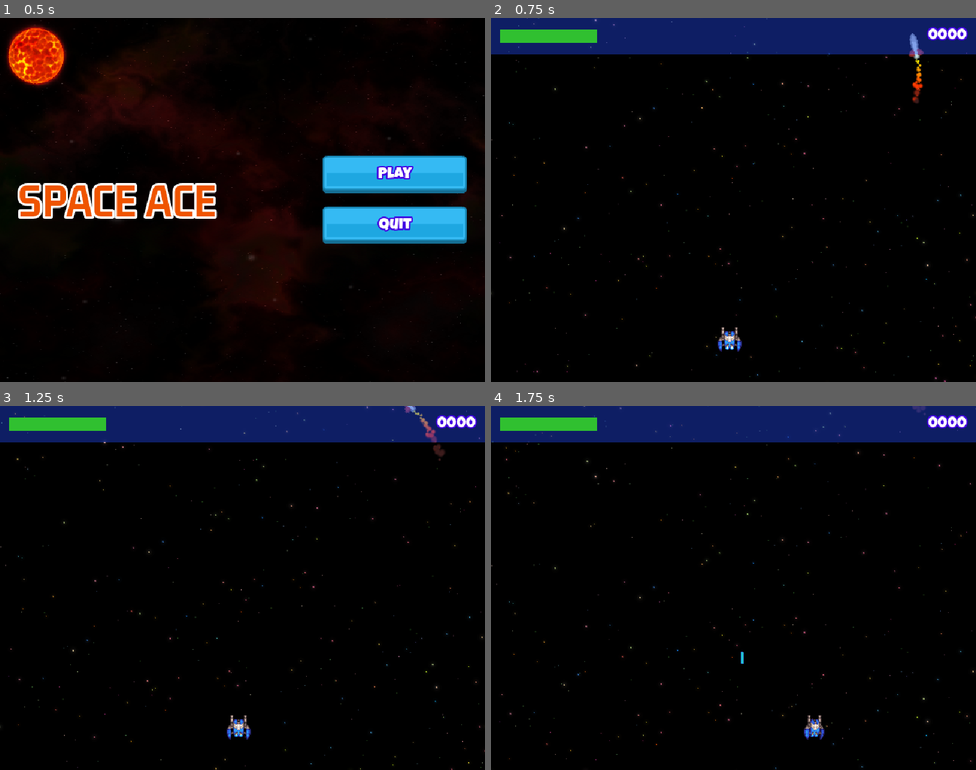
Above: before the commit, frames 1-4 (two rows, left to right).
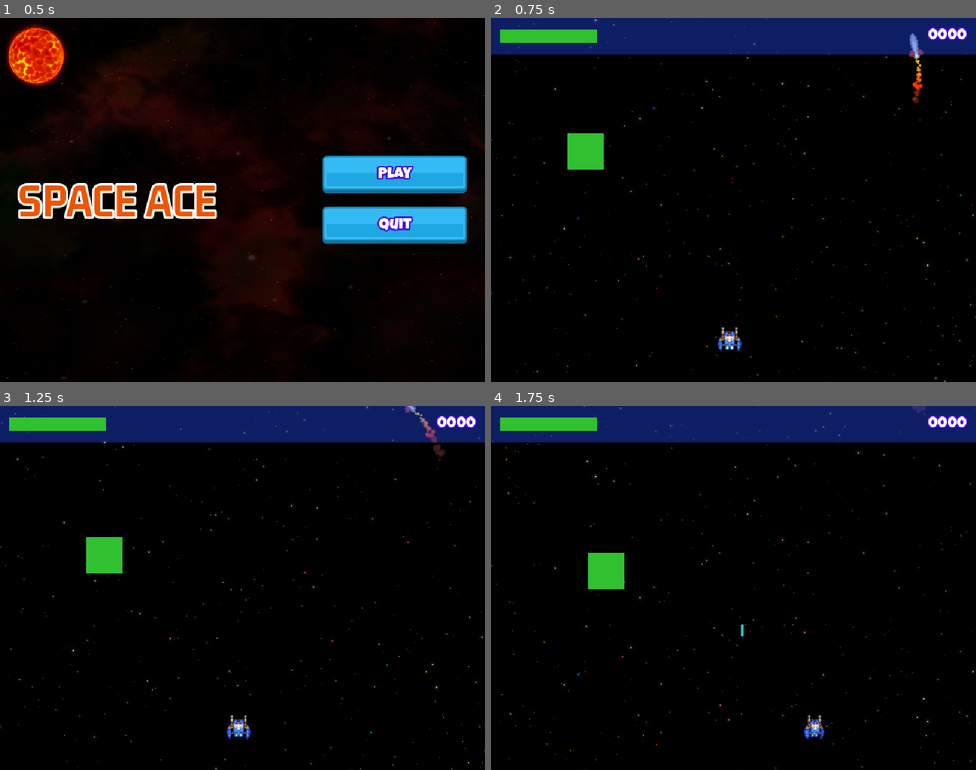
Above: after the commit, the same moments.

Repository: Mathorga/godot_training
Game: Godot game, scene res://Scenes/Main/Main.tscn
Same seed, same stepped clock (60 frames per second), same inputs: the game is played once before the commit and once after it.
Inputs:
- Up to frame 1 (0.5 s): no input
- Up to frame 2 (0.75 s): click "Play" at 0.5 s
- Up to frame 3 (1.25 s): no input
- Up to frame 4 (1.75 s): hold D (right) from 1.28 s (still down); tap Space (shoot) at 1.35 s

Frame 1 is identical in both runs. In frame 2, 0.8% of the frame differs, in the area x 15-24%, y 31-42%; in frame 3, 0.8%; in frame 4, 0.8%, in the area x 20-53%, y 40-71%.

Commit message:
Started enemies on space ace

Diff:
--- a/space_ace_starter/Globals/SignalHub.gd
+++ b/space_ace_starter/Globals/SignalHub.gd
@@ -16,7 +16,7 @@
 func emit_on_score_updated(v: int) -> void:
 	on_score_updated.emit(v)
 
-func emit_create_explosion_requested(pos: Vector2, animation_name: String) -> void:
+func request_create_explosion(pos: Vector2, animation_name: String) -> void:
 	create_explosion_requested.emit(pos, animation_name)
 
 func request_create_power_up(pos: Vector2, type: PowerUp.PowerUpType) -> void:
--- a/space_ace_starter/Scenes/Level/Level.tscn
+++ b/space_ace_starter/Scenes/Level/Level.tscn
@@ -8,6 +8,13 @@
 [ext_resource type="PackedScene" uid="uid://c8pkpg6y6ly4y" path="res://Scenes/ObjectMaker/ObjectMaker.tscn" id="4_k2uda"]
 [ext_resource type="AudioStream" uid="uid://t0l7khnjnye0" path="res://assets/sounds/loops/Mercury.wav" id="5_ksici"]
 [ext_resource type="PackedScene" uid="uid://cl1l5dcu8dqwk" path="res://Scenes/homing_missile/homing_missile.tscn" id="7_8gphe"]
+[ext_resource type="PackedScene" uid="uid://c8q1vls072048" path="res://Scenes/enemies/enemy_base.tscn" id="9_lvwdj"]
+
+[sub_resource type="Curve2D" id="Curve2D_aei0q"]
+_data = {
+"points": PackedVector2Array(0, 0, 0, 0, 96, 145, 0, 0, 0, 0, 149, 225, 0, 0, 0, 0, 311, 222, 0, 0, 0, 0, 390, 165, 0, 0, 0, 0, 528, 172, 0, 0, 0, 0, 534, 314)
+}
+point_count = 6
 
 [node name="Level" type="Node2D" unique_id=44650437]
 script = ExtResource("1_ksici")
@@ -43,3 +50,9 @@
 
 [node name="HomingMissile" parent="." unique_id=295531684 instance=ExtResource("7_8gphe")]
 position = Vector2(561, 54)
+
+[node name="Path2D" type="Path2D" parent="." unique_id=355517086]
+curve = SubResource("Curve2D_aei0q")
+
+[node name="EnemyBase" parent="Path2D" unique_id=1390140940 instance=ExtResource("9_lvwdj")]
+position = Vector2(96, 145)
--- a/space_ace_starter/Scenes/Level/level.gd
+++ b/space_ace_starter/Scenes/Level/level.gd
@@ -3,7 +3,7 @@
 
 #func _unhandled_input(_event: InputEvent) -> void:
 	#if Input.is_action_just_pressed("shoot"):
-		#SignalHub.emit_create_explosion_requested(Vector2(100.0, 100.0), Explosion.EXPLODE)
+		#SignalHub.request_create_explosion(Vector2(100.0, 100.0), Explosion.EXPLODE)
 		#SignalHub.request_create_rand_power_up(Vector2(100.0, 100.0))
 		#SignalHub.request_create_power_up(Vector2(315.0, 200.0),PowerUp.PowerUpType.shield)
 		#SignalHub.request_create_power_up(Vector2(315.0, 100.0),PowerUp.PowerUpType.health)
--- a/space_ace_starter/Scenes/Player/Player.gd
+++ b/space_ace_starter/Scenes/Player/Player.gd
@@ -3,7 +3,7 @@
 
 const GROUP_NAME: String = "Player"
 const HEALTH_BOOST: int = 25
-const BULLET_SPEED: float = 250.0
+const BULLET_SPEED: float = 350.0
 const MOVEMENT_PADDING: Vector2 = Vector2.ONE * 16.0
 
 @export var speed: float = 250.0
--- a/space_ace_starter/Scenes/bullet/bullet_base.gd
+++ b/space_ace_starter/Scenes/bullet/bullet_base.gd
@@ -19,5 +19,5 @@
 	rotate((PI / 2) + direction.angle())
 
 func blow_up() -> void:
-	SignalHub.emit_create_explosion_requested(global_position, Explosion.EXPLODE)
+	SignalHub.request_create_explosion(global_position, Explosion.EXPLODE)
 	super()
--- /dev/null
+++ b/space_ace_starter/Scenes/enemies/enemy_base.gd
@@ -0,0 +1,33 @@
+extends PathFollow2D
+class_name EnemyBase
+
+@export var points: int = 10
+@export var crash_damage: int = 10
+
+@onready var booms: Node2D = $Booms
+@onready var health_bar: HealthBar = $HealthBar
+@onready var hit_box: Area2D = $HitBox
+
+var _speed: float = 50.0
+
+func _ready() -> void:
+	health_bar.died.connect(die)
+	hit_box.area_entered.connect(_on_area_entered)
+
+func _process(delta: float) -> void:
+	progress += _speed * delta
+
+	if progress_ratio > 0.99:
+		queue_free()
+
+func make_booms() -> void:
+	for boom in booms.get_children():
+		SignalHub.request_create_explosion(boom.global_position, Explosion.BOOM)
+
+func die() -> void:
+	make_booms()
+	queue_free()
+
+func _on_area_entered(area: Area2D) -> void:
+	if area is BulletBase:
+		health_bar.update_value(-area.get_damage())
--- /dev/null
+++ b/space_ace_starter/Scenes/enemies/enemy_base.tscn
@@ -0,0 +1,26 @@
+[gd_scene format=3 uid="uid://c8q1vls072048"]
+
+[ext_resource type="PackedScene" uid="uid://qq0gjyel2fm6" path="res://Scenes/OutOfTime/OutOfTime.tscn" id="1_2cfkq"]
+[ext_resource type="Script" uid="uid://dsnj34u8byfbt" path="res://Scenes/enemies/enemy_base.gd" id="1_a5lfk"]
+[ext_resource type="PackedScene" uid="uid://bsqakaocrbhfg" path="res://Scenes/health_bar/health_bar.tscn" id="2_ddjcs"]
+
+[node name="EnemyBase" type="PathFollow2D" unique_id=1390140940]
+rotates = false
+loop = false
+script = ExtResource("1_a5lfk")
+
+[node name="OutOfTime" parent="." unique_id=696341146 instance=ExtResource("1_2cfkq")]
+life_s = 30.0
+
+[node name="Sound" type="AudioStreamPlayer2D" parent="." unique_id=2087763280]
+
+[node name="Booms" type="Node2D" parent="." unique_id=478807096]
+
+[node name="HealthBar" parent="." unique_id=1205879507 instance=ExtResource("2_ddjcs")]
+
+[node name="HitBox" type="Area2D" parent="." unique_id=1017732532]
+collision_layer = 8
+collision_mask = 3
+
+[node name="CollisionShape2D" type="CollisionShape2D" parent="HitBox" unique_id=893784456]
+position = Vector2(24, 24)
--- a/space_ace_starter/Scenes/homing_missile/homing_missile.gd
+++ b/space_ace_starter/Scenes/homing_missile/homing_missile.gd
@@ -20,5 +20,5 @@
 
 func blow_up() -> void:
 	ScoreManager.increment_score(POINTS)
-	SignalHub.emit_create_explosion_requested(global_position, Explosion.EXPLODE)
+	SignalHub.request_create_explosion(global_position, Explosion.EXPLODE)
 	super()
Not shown, added: space_ace_starter/Scenes/enemies/enemy_base.gd.uid
